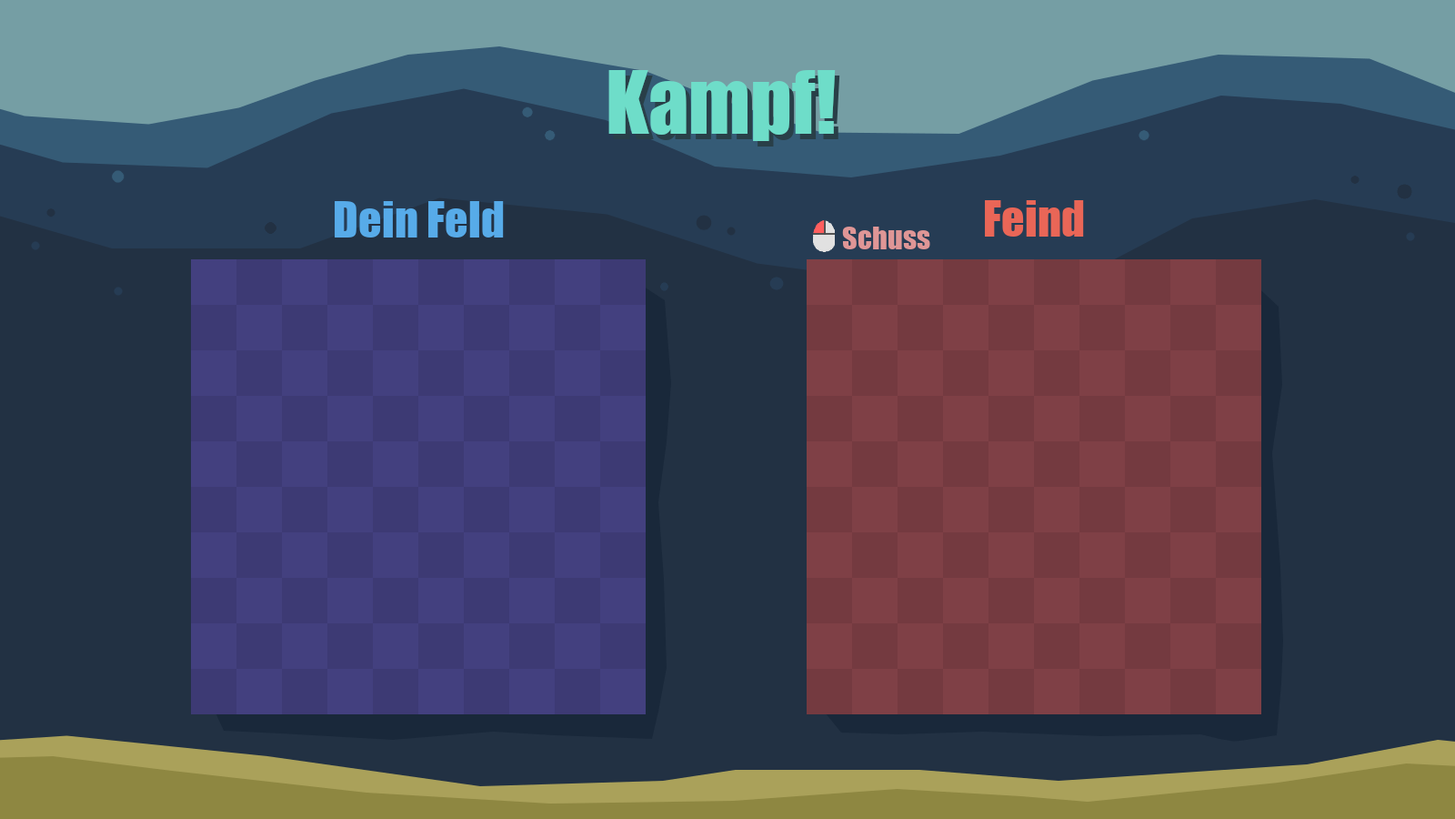
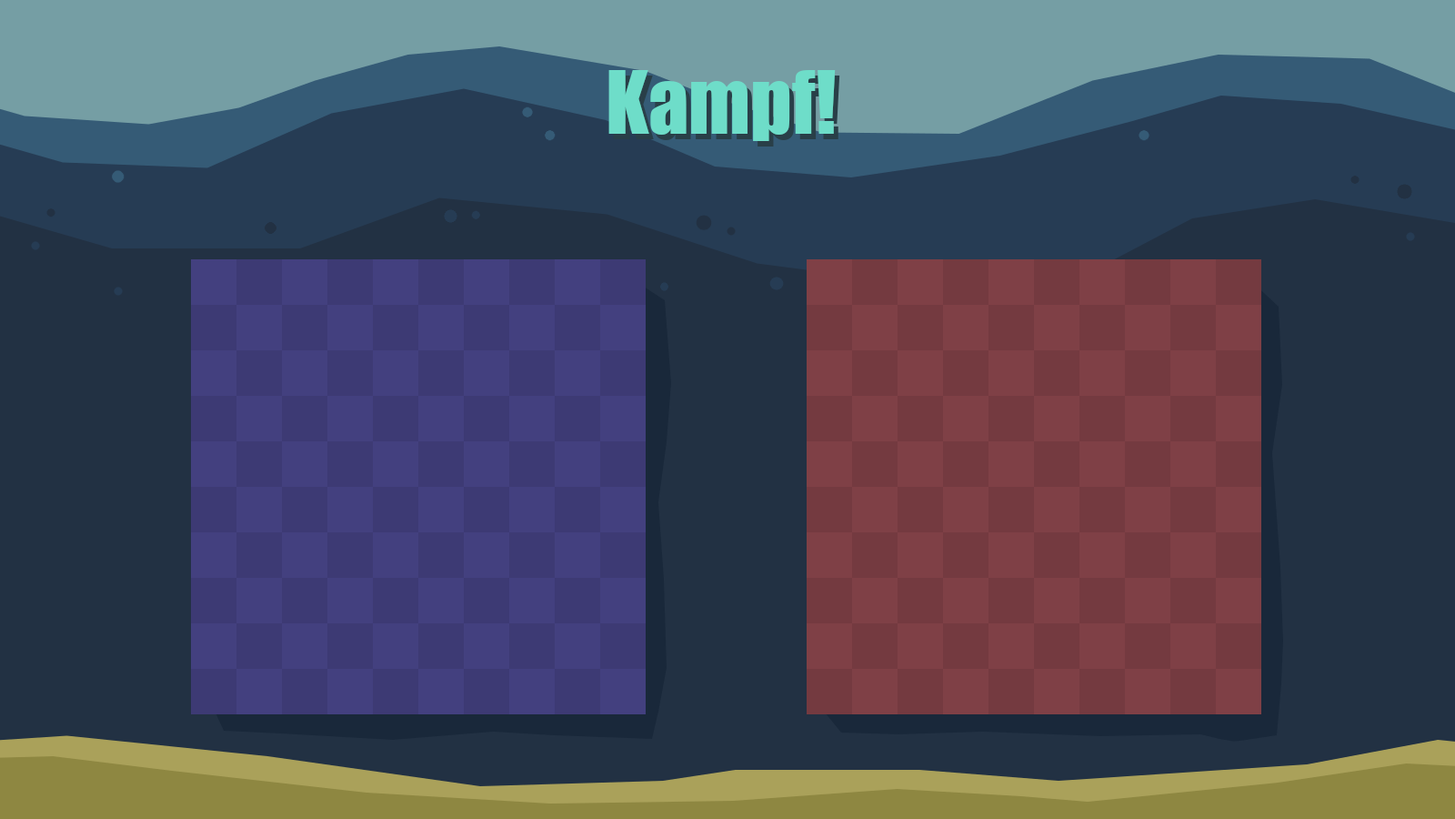
The second 1455 x 819 image is a revision of the first. Changes to its layers:
hid "Schuss" over box(842, 226, 931, 250)
hid "Eingefügte Ebene #2" over box(813, 220, 835, 252)
hid "Dein Feld" over box(334, 201, 504, 238)
hid "Feind" over box(985, 200, 1085, 237)
